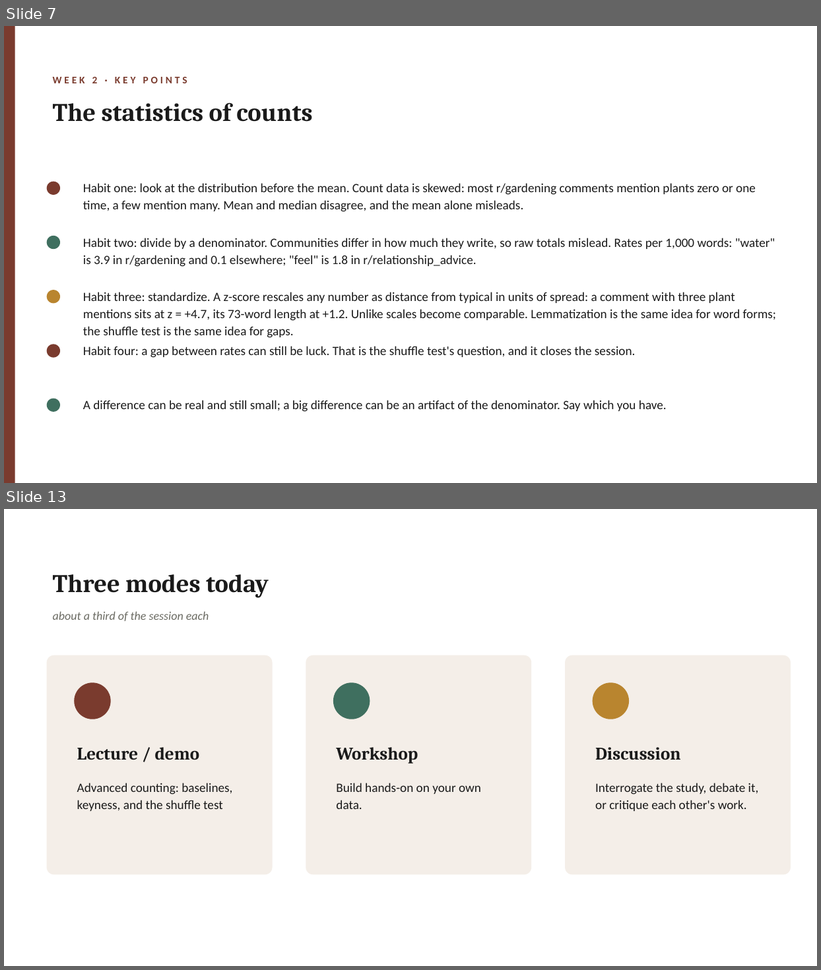
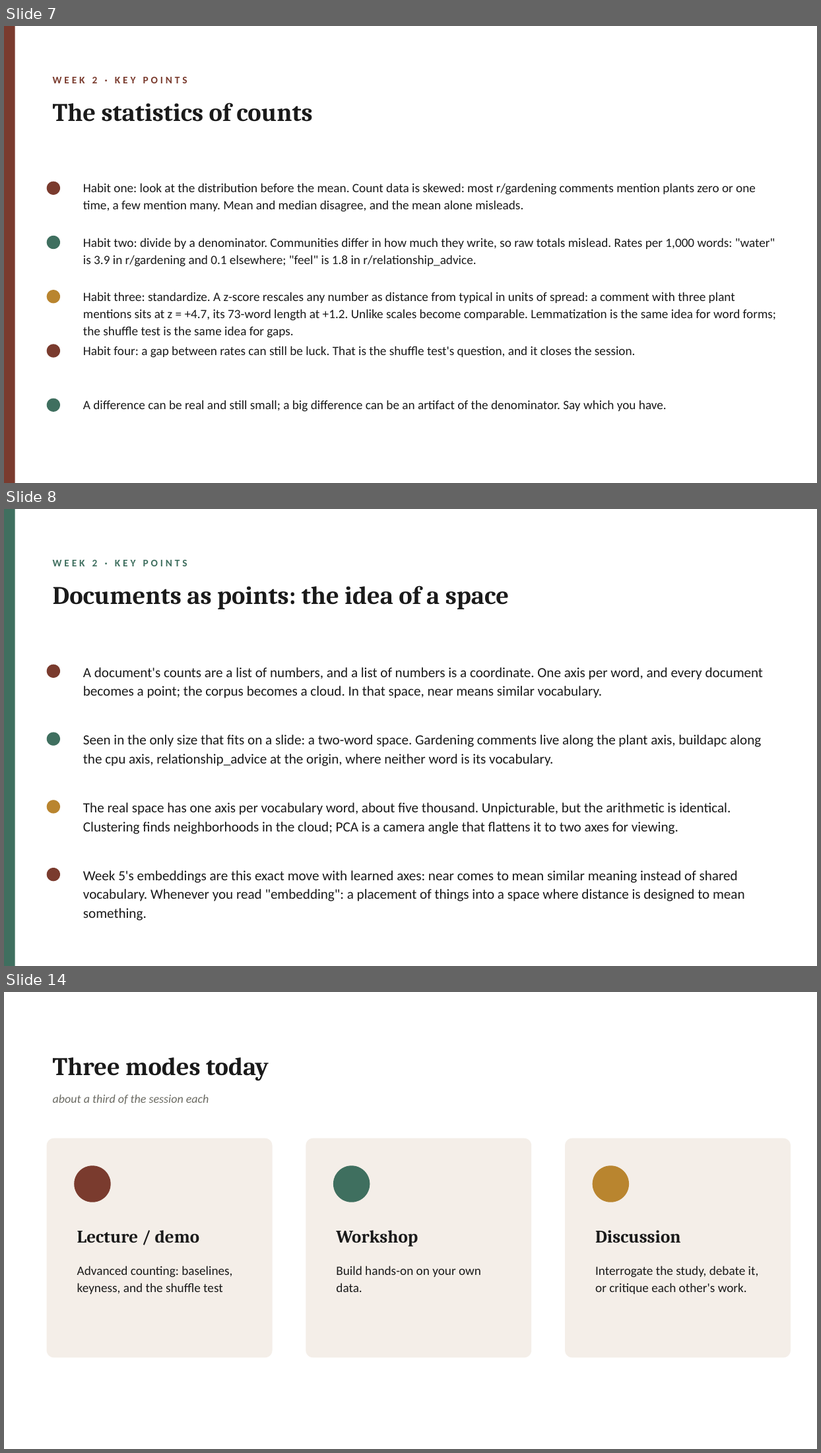
Before and after one commit to lucianli123/culture-as-data-2026, a slide deck: slides/pptx/week-02.pptx. Shown one above the other, each under a label of ours: slides 7 and 13 before the commit, slides 7, 8 and 14 after it; the slides between them are not shown. The pictures are 821x970 and 821x1453 pixels, drawn with LibreOffice and Linux fonts; fonts in the diff are those of the drawing. Boxes give left, top, right and bottom in pixels: in the first picture for what was removed or moved away, otherwise in the second. Text is boxed around its words. In the diff, an @@ line names an element or a change of style, - is before the commit and + after.

Commit message:
Make the space/embedding concept explicit: two-word-space demo and vocabulary in Week 2, learned-axes definition in Week 5 intros, new slide

```diff
--- a/slides/pptx/week-02.pptx
+++ b/slides/pptx/week-02.pptx
@@ slide 8 added at (x1=4, y1=509, x2=817, y2=966), background #FFFFFF @@
@@ rectangle added at (x1=4, y1=509, x2=15, y2=966), fill #3F6F5F @@
@@ text added at (x1=53, y1=560, x2=187, y2=566), 12 pt, text #3F6F5F, bold @@
+WEEK 2 · KEY POINTS
@@ text added at (x1=53, y1=586, x2=509, y2=609), 30 pt, text #1A1A1A, bold @@
+Documents as points: the idea of a space
@@ ellipse added at (x1=47, y1=665, x2=60, y2=678), fill #7A3B2E @@
@@ text added at (x1=83, y1=667, x2=764, y2=698), 16.5 pt, text #1A1A1A @@
+A document's counts are a list of numbers, and a list of numbers is a coordinate. One axis per word, and every document becomes a point; the corpus becomes a cloud. In that space, near means similar vocabulary.
@@ ellipse added at (x1=47, y1=732, x2=60, y2=746), fill #3F6F5F @@
@@ text added at (x1=83, y1=735, x2=761, y2=766), 16.5 pt, text #1A1A1A @@
+Seen in the only size that fits on a slide: a two-word space. Gardening comments live along the plant axis, buildapc along the cpu axis, relationship_advice at the origin, where neither word is its vocabulary.
@@ ellipse added at (x1=47, y1=801, x2=60, y2=814), fill #B9852F @@
@@ text added at (x1=83, y1=803, x2=731, y2=834), 16.5 pt, text #1A1A1A @@
+The real space has one axis per vocabulary word, about five thousand. Unpicturable, but the arithmetic is identical. Clustering finds neighborhoods in the cloud; PCA is a camera angle that flattens it to two axes for viewing.
@@ ellipse added at (x1=47, y1=868, x2=60, y2=882), fill #7A3B2E @@
@@ text added at (x1=83, y1=871, x2=745, y2=921), 16.5 pt, text #1A1A1A @@
+Week 5's embeddings are this exact move with learned axes: near comes to mean similar meaning instead of shared vocabulary. Whenever you read "embedding": a placement of things into a space where distance is designed to mean something.
@@ what was slide 13 is now slide 14 @@
```
Also in this commit, not shown: 6 slides changed, 17 other files.
